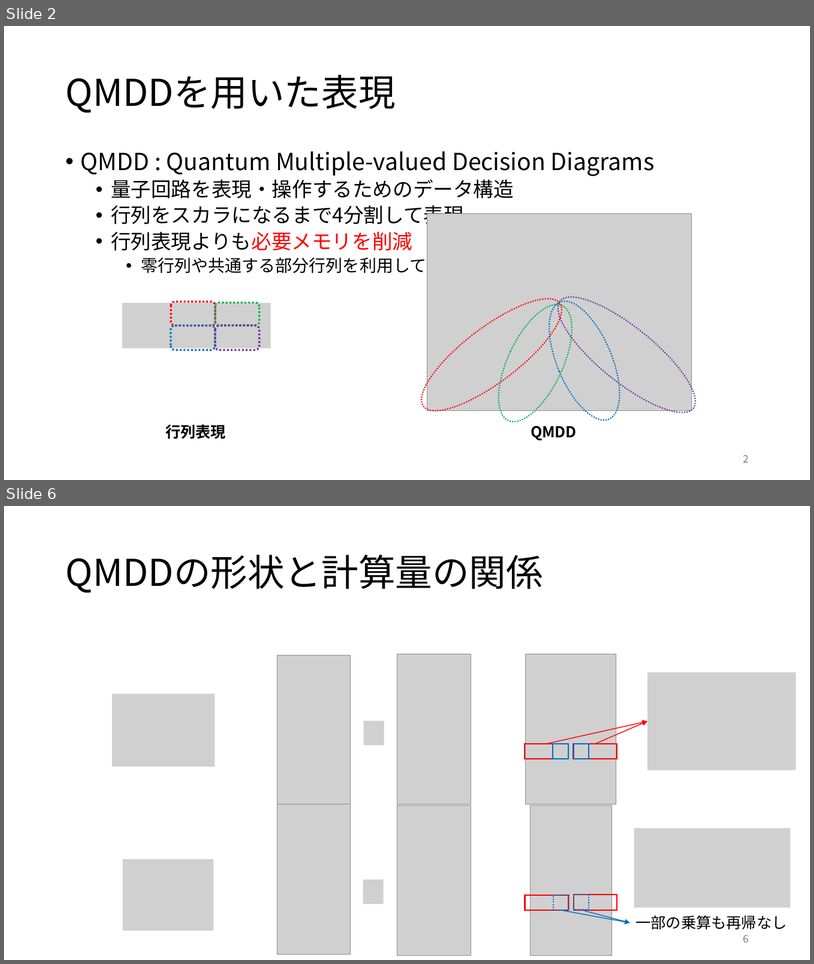
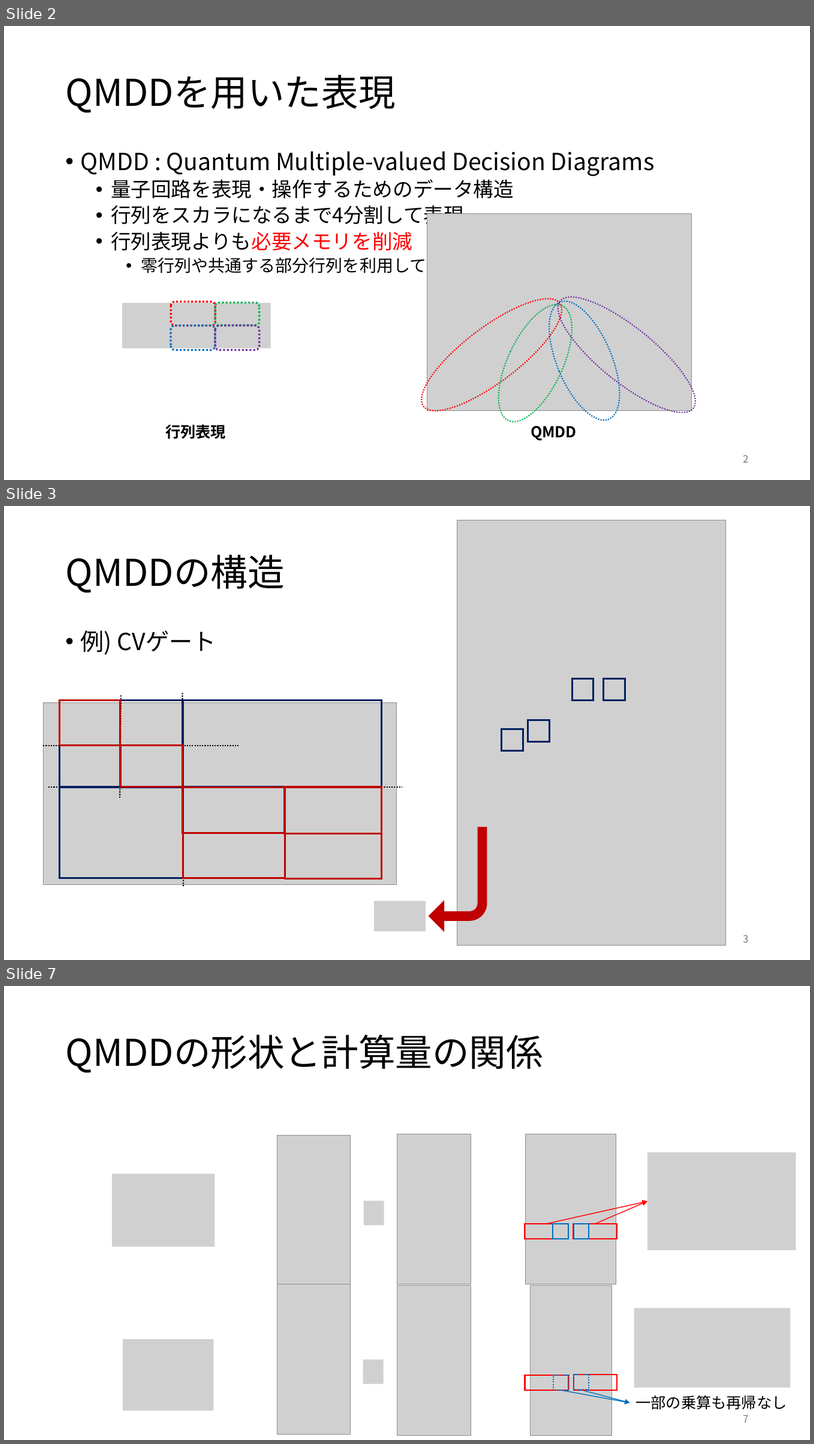
Before and after one commit to uj151133/my_quantum_simulator_with_gpu, a slide deck: docs/ark_theme_presentation_slide.pptx. Shown one above the other, each under a label of ours: slides 2 and 6 before the commit, slides 2, 3 and 7 after it; the slides between them are not shown. The pictures are 814x964 and 814x1444 pixels, drawn with LibreOffice and Linux fonts; fonts in the diff are those of the drawing; grey boxes stand for pictures. Boxes give left, top, right and bottom in pixels: in the first picture for what was removed or moved away, otherwise in the second. Text is boxed around its words. In the diff, an @@ line names an element or a change of style, - is before the commit and + after.

```diff
--- a/docs/ark_theme_presentation_slide.pptx
+++ b/docs/ark_theme_presentation_slide.pptx
@@ slide 3 added at box(4, 506, 810, 960), background #FFFFFF @@
@@ picture added at box(457, 520, 726, 945) @@
@@ title added at box(65, 555, 284, 593), 44 pt, text #000000 @@
+QMDDの構造
@@ text added at box(81, 630, 216, 655), 28 pt, text #000000 @@
+• 例) CVゲート
@@ rectangle added at box(573, 679, 594, 700), outline #002060 2.25 pt @@
@@ rectangle added at box(604, 679, 625, 700), outline #002060 2.25 pt @@
@@ picture added at box(44, 703, 396, 885) @@
@@ rectangle added at box(60, 700, 121, 745), outline #C00000 2.25 pt @@
@@ line added from (121, 696) to (120, 799), #000000 1.5 pt dashed @@
@@ rectangle added at box(120, 700, 183, 745), outline #002060 2.25 pt @@
@@ line added from (182, 693) to (183, 887), #000000 1.5 pt dashed @@
@@ rectangle added at box(183, 700, 381, 787), outline #002060 2.25 pt @@
@@ rectangle added at box(528, 720, 549, 741), outline #002060 2.25 pt @@
@@ rectangle added at box(502, 729, 523, 750), outline #002060 2.25 pt @@
@@ line added from (44, 745) to (240, 745), #000000 1.5 pt dashed @@
@@ rectangle added at box(60, 745, 121, 787), outline #002060 2.25 pt @@
@@ rectangle added at box(120, 745, 182, 786), outline #C00000 2.25 pt @@
@@ line added from (48, 787) to (402, 787), #000000 1.5 pt dashed @@
@@ rectangle added at box(60, 787, 183, 877), outline #002060 2.25 pt @@
@@ rectangle added at box(182, 787, 285, 832), outline #C00000 2.25 pt @@
@@ rectangle added at box(285, 787, 382, 833), outline #C00000 2.25 pt @@
@@ bent arrow added at box(430, 827, 487, 930), fill #C00000, outline #C00000 1.5 pt @@
@@ rectangle added at box(183, 833, 285, 878), outline #C00000 2.25 pt @@
@@ rectangle added at box(285, 834, 381, 879), outline #C00000 2.25 pt @@
@@ picture added at box(374, 900, 426, 931) @@
@@ page number added at box(743, 934, 749, 942), 12 pt, text #797979 @@
+3
@@ what was slide 6 is now slide 7 @@
@@ page number at box(743, 1414, 749, 1422): text changed @@
-6
+7
```
Also in this commit, not shown: 10 slides changed, 35 other files.
